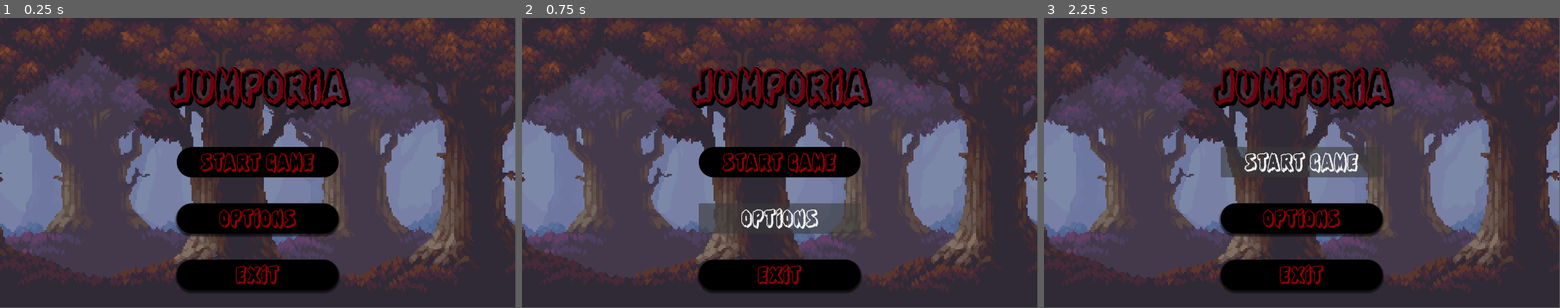
Above: before the commit, frames 1-3 (left to right).
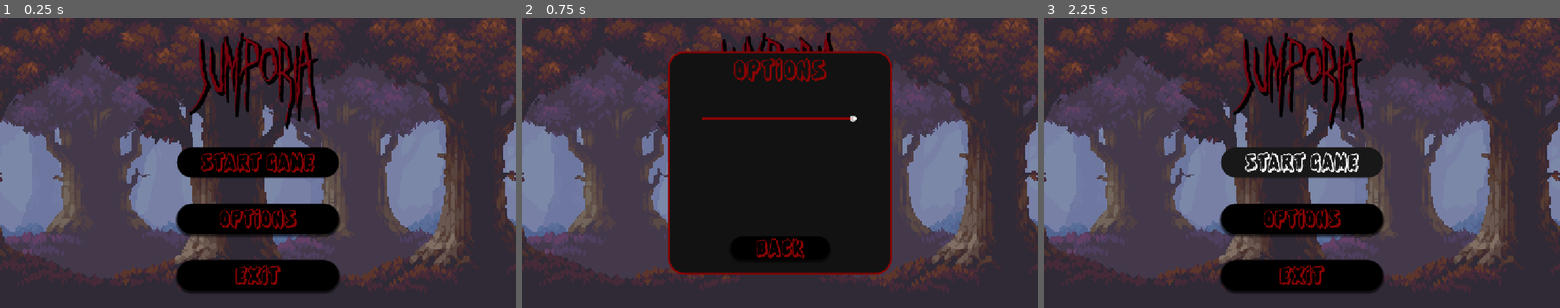
Above: after the commit, the same moments.

Repository: ALI-Yah1a/Jumporia
Game: Godot game, scene res://UI/main_menu.tscn
The game is run twice, just before and just after one commit, with the same random seed, the same clock (stepped at 60 frames per second) and the same inputs.
Inputs (mouse positions are in pixels of both pictures, inside the frame that each line leads up to):
- Up to frame 1 (0.25 s): no input
- Up to frame 2 (0.75 s): click "OPTIONS" at 0.5 s
- Up to frame 3 (2.25 s): click (1302, 247) at 1.25 s, where only the run after the commit has a clickable "BACK"; click "START GAME" at 2 s
The window is 799x449 before the commit and 800x450 after it. Grey fills any space a smaller window leaves; there, only what the larger window draws over its background counts as a difference.

The runs differ from the first frame. In frame 1, 8.0% of the frame differs, in the area x 0-100%, y 0-93%; in frame 2, 31%, in the area x 0-100%, y 0-95%; in frame 3, 10%.

Commit message:
continuing to create the main menu and creating the options menu

Diff:
--- /dev/null
+++ b/UI/audio_cntroller.gd
@@ -0,0 +1,17 @@
+extends HSlider
+
+@export var audio_bus_name: String
+var audio_bus_id
+# Called when the node enters the scene tree for the first time.
+func _ready() -> void:
+	audio_bus_id = AudioServer.get_bus_index(audio_bus_name)
+
+
+# Called every frame. 'delta' is the elapsed time since the previous frame.
+func _process(delta: float) -> void:
+	pass
+
+
+func _on_value_changed(value: float) -> void:
+	var db = linear_to_db(value)
+	AudioServer.set_bus_volume_db(audio_bus_id, db)
--- /dev/null
+++ b/UI/main_menu.gd
@@ -0,0 +1,26 @@
+extends Control
+@onready var buttons: VBoxContainer = $Buttons
+@onready var options: Panel = $Options
+
+
+# Called when the node enters the scene tree for the first time.
+func _ready() -> void:
+	buttons.visible = true
+	options.visible = false
+
+
+func _on_start_pressed() -> void:
+	pass # Replace with function body.
+
+
+func _on_options_2_pressed() -> void:
+	buttons.visible = false
+	options.visible = true
+
+
+func _on_exit_3_pressed() -> void:
+	get_tree().quit()
+
+
+func _on_back_pressed() -> void:
+	_ready()
--- a/UI/main_menu.tscn
+++ b/UI/main_menu.tscn
@@ -1,9 +1,13 @@
 [gd_scene format=3 uid="uid://dha3howfr8qc6"]
 
 [ext_resource type="Texture2D" uid="uid://8v7cywufr2qa" path="res://Assets/background/background_layer_1.png" id="1_4cwpn"]
+[ext_resource type="Script" uid="uid://c01k8ibnitofo" path="res://UI/main_menu.gd" id="1_8ctay"]
 [ext_resource type="FontFile" uid="uid://cs5k6csouqhhs" path="res://Assets/Shadow of the Deads.ttf" id="1_p8ccj"]
 [ext_resource type="Texture2D" uid="uid://u8lwindxpl36" path="res://Assets/background/background_layer_2.png" id="2_f40uw"]
 [ext_resource type="Texture2D" uid="uid://b3xxyfe01u2e3" path="res://Assets/background/background_layer_3.png" id="3_8ctay"]
+[ext_resource type="FontFile" uid="uid://c47vp0u7js3wn" path="res://Assets/Ghastly Panic.ttf" id="5_f40uw"]
+[ext_resource type="AudioStream" uid="uid://hc5825gas5uq" path="res://Assets/ui/MainMenu_SoundTrack.mp3" id="7_ev3b6"]
+[ext_resource type="Script" uid="uid://btmmrfgm8gxmv" path="res://UI/audio_cntroller.gd" id="8_k0a0m"]
 
 [sub_resource type="StyleBoxFlat" id="StyleBoxFlat_ev3b6"]
 bg_color = Color(0, 0, 0, 1)
@@ -12,6 +16,22 @@
 corner_radius_bottom_right = 36
 corner_radius_bottom_left = 36
 
+[sub_resource type="StyleBoxFlat" id="StyleBoxFlat_f40uw"]
+bg_color = Color(0.24985075, 0.24985075, 0.24985075, 1)
+corner_radius_top_left = 36
+corner_radius_top_right = 36
+corner_radius_bottom_right = 36
+corner_radius_bottom_left = 36
+
+[sub_resource type="StyleBoxFlat" id="StyleBoxFlat_8ctay"]
+bg_color = Color(0.093160845, 0.093160845, 0.09316083, 1)
+corner_radius_top_left = 36
+corner_radius_top_right = 36
+corner_radius_bottom_right = 36
+corner_radius_bottom_left = 36
+
+[sub_resource type="StyleBoxEmpty" id="StyleBoxEmpty_f40uw"]
+
 [sub_resource type="StyleBoxFlat" id="StyleBoxFlat_k0a0m"]
 bg_color = Color(0, 0, 0, 1)
 corner_radius_top_left = 36
@@ -30,6 +50,30 @@
 shadow_size = 5
 shadow_offset = Vector2(0, 3.6)
 
+[sub_resource type="StyleBoxFlat" id="StyleBoxFlat_2mudq"]
+bg_color = Color(0.07123137, 0.0712314, 0.07123133, 1)
+border_width_left = 4
+border_width_top = 4
+border_width_right = 4
+border_width_bottom = 4
+border_color = Color(0.5411765, 0.011764706, 0.011764706, 1)
+corner_radius_top_left = 36
+corner_radius_top_right = 36
+corner_radius_bottom_right = 36
+corner_radius_bottom_left = 36
+
+[sub_resource type="StyleBoxLine" id="StyleBoxLine_cafmx"]
+color = Color(1, 1, 1, 1)
+thickness = 6
+
+[sub_resource type="StyleBoxLine" id="StyleBoxLine_tcix6"]
+color = Color(0.5411765, 0.011764706, 0.011764706, 1)
+thickness = 6
+
+[sub_resource type="StyleBoxLine" id="StyleBoxLine_mmlvu"]
+color = Color(0.5411765, 0.011764706, 0.011764706, 1)
+thickness = 6
+
 [node name="MainMenu" type="Control" unique_id=1672821733]
 layout_mode = 3
 anchors_preset = 15
@@ -37,6 +81,7 @@
 anchor_bottom = 1.0
 grow_horizontal = 2
 grow_vertical = 2
+script = ExtResource("1_8ctay")
 
 [node name="Background" type="Control" parent="." unique_id=743322245]
 layout_mode = 1
@@ -107,6 +152,9 @@
 theme_override_fonts/font = ExtResource("1_p8ccj")
 theme_override_font_sizes/font_size = 25
 theme_override_styles/normal = SubResource("StyleBoxFlat_ev3b6")
+theme_override_styles/pressed = SubResource("StyleBoxFlat_f40uw")
+theme_override_styles/hover = SubResource("StyleBoxFlat_8ctay")
+theme_override_styles/focus = SubResource("StyleBoxEmpty_f40uw")
 text = "START GAME"
 
 [node name="Button2" type="Button" parent="Buttons" unique_id=551389677]
@@ -116,6 +164,9 @@
 theme_override_fonts/font = ExtResource("1_p8ccj")
 theme_override_font_sizes/font_size = 25
 theme_override_styles/normal = SubResource("StyleBoxFlat_k0a0m")
+theme_override_styles/pressed = SubResource("StyleBoxFlat_f40uw")
+theme_override_styles/hover = SubResource("StyleBoxFlat_8ctay")
+theme_override_styles/focus = SubResource("StyleBoxEmpty_f40uw")
 text = "OPTIONS"
 
 [node name="Button3" type="Button" parent="Buttons" unique_id=626197039]
@@ -125,6 +176,9 @@
 theme_override_fonts/font = ExtResource("1_p8ccj")
 theme_override_font_sizes/font_size = 25
 theme_override_styles/normal = SubResource("StyleBoxFlat_tk8dj")
+theme_override_styles/pressed = SubResource("StyleBoxFlat_f40uw")
+theme_override_styles/hover = SubResource("StyleBoxFlat_8ctay")
+theme_override_styles/focus = SubResource("StyleBoxEmpty_f40uw")
 text = "EXIT"
 
 [node name="Label" type="Label" parent="." unique_id=331102381]
@@ -132,16 +186,95 @@
 anchors_preset = 5
 anchor_left = 0.5
 anchor_right = 0.5
-offset_left = -199.0
-offset_top = 104.0
-offset_right = 199.0
-offset_bottom = 203.0
+offset_left = -134.0
+offset_top = 42.0
+offset_right = 264.0
+offset_bottom = 226.0
 grow_horizontal = 2
 theme_override_colors/font_color = Color(0.43396407, 0.011716183, 0.05637597, 0.99215686)
 theme_override_colors/font_shadow_color = Color(0, 0, 0, 1)
 theme_override_constants/shadow_offset_x = 5
 theme_override_constants/shadow_offset_y = 4
 theme_override_constants/shadow_outline_size = 13
-theme_override_fonts/font = ExtResource("1_p8ccj")
-theme_override_font_sizes/font_size = 48
+theme_override_fonts/font = ExtResource("5_f40uw")
+theme_override_font_sizes/font_size = 160
 text = "JUMPORIA"
+
+[node name="AudioStreamPlayer" type="AudioStreamPlayer" parent="." unique_id=1161696797]
+stream = ExtResource("7_ev3b6")
+autoplay = true
+bus = &"Music"
+
+[node name="Options" type="Panel" parent="." unique_id=1350706606]
+layout_mode = 1
+anchors_preset = 8
+anchor_left = 0.5
+anchor_top = 0.5
+anchor_right = 0.5
+anchor_bottom = 0.5
+offset_left = -250.0
+offset_top = -250.0
+offset_right = 250.0
+offset_bottom = 250.0
+grow_horizontal = 2
+grow_vertical = 2
+theme_override_styles/panel = SubResource("StyleBoxFlat_2mudq")
+
+[node name="Label" type="Label" parent="Options" unique_id=2089009999]
+layout_mode = 1
+anchors_preset = 5
+anchor_left = 0.5
+anchor_right = 0.5
+offset_left = -103.5
+offset_top = 12.0
+offset_right = 103.5
+offset_bottom = 74.0
+grow_horizontal = 2
+theme_override_colors/font_color = Color(0.5411765, 0.011764706, 0.011764706, 1)
+theme_override_fonts/font = ExtResource("1_p8ccj")
+theme_override_font_sizes/font_size = 30
+text = "OPTIONS"
+
+[node name="Back" type="Button" parent="Options" unique_id=1226422939]
+layout_mode = 1
+anchors_preset = 7
+anchor_left = 0.5
+anchor_top = 1.0
+anchor_right = 0.5
+anchor_bottom = 1.0
+offset_left = -110.5
+offset_top = -86.0
+offset_right = 110.5
+offset_bottom = -34.0
+grow_horizontal = 2
+grow_vertical = 0
+size_flags_vertical = 3
+theme_override_colors/font_color = Color(0.5411765, 0.011764706, 0.011764706, 1)
+theme_override_fonts/font = ExtResource("1_p8ccj")
+theme_override_font_sizes/font_size = 25
+theme_override_styles/normal = SubResource("StyleBoxFlat_tk8dj")
+theme_override_styles/pressed = SubResource("StyleBoxFlat_f40uw")
+theme_override_styles/hover = SubResource("StyleBoxFlat_8ctay")
+theme_override_styles/focus = SubResource("StyleBoxEmpty_f40uw")
+text = "BACK"
+
+[node name="AudioCntroller" type="HSlider" parent="Options" unique_id=1045510656]
+layout_mode = 0
+offset_left = 76.0
+offset_top = 143.0
+offset_right = 421.0
+offset_bottom = 159.0
+theme_override_styles/slider = SubResource("StyleBoxLine_cafmx")
+theme_override_styles/grabber_area = SubResource("StyleBoxLine_tcix6")
+theme_override_styles/grabber_area_highlight = SubResource("StyleBoxLine_mmlvu")
+max_value = 1.0
+step = 0.01
+value = 1.0
+script = ExtResource("8_k0a0m")
+audio_bus_name = "Music"
+
+[connection signal="pressed" from="Buttons/Button" to="." method="_on_start_pressed"]
+[connection signal="pressed" from="Buttons/Button2" to="." method="_on_options_2_pressed"]
+[connection signal="pressed" from="Buttons/Button3" to="." method="_on_exit_3_pressed"]
+[connection signal="pressed" from="Options/Back" to="." method="_on_back_pressed"]
+[connection signal="value_changed" from="Options/AudioCntroller" to="Options/AudioCntroller" method="_on_value_changed"]
--- /dev/null
+++ b/default_bus_layout.tres
@@ -0,0 +1,15 @@
+[gd_resource type="AudioBusLayout" format=3 uid="uid://b4v268103c1lj"]
+
+[resource]
+bus/1/name = &"Music"
+bus/1/solo = false
+bus/1/mute = false
+bus/1/bypass_fx = false
+bus/1/volume_db = 0.0
+bus/1/send = &"Master"
+bus/2/name = &"SFX"
+bus/2/solo = false
+bus/2/mute = false
+bus/2/bypass_fx = false
+bus/2/volume_db = 0.0
+bus/2/send = &"Master"
--- a/project.godot
+++ b/project.godot
@@ -15,6 +15,15 @@
 config/features=PackedStringArray("4.6", "Forward Plus")
 config/icon="res://icon.svg"
 
+[audio]
+
+buses/default_bus_layout="uid://b4v268103c1lj"
+
+[display]
+
+window/size/mode=2
+window/stretch/mode="canvas_items"
+
 [editor_plugins]
 
 enabled=PackedStringArray("res://addons/godot_super-wakatime/plugin.cfg")
Binary file added: Assets/Ghastly Panic.ttf
Not shown, added: Assets/Ghastly Panic.ttf.import
Not shown, added: Assets/ui/MainMenu_SoundTrack.mp3.import
Not shown, added: Assets/ui/press_sfx.mp3.import
Not shown, added: UI/audio_cntroller.gd.uid
Not shown, added: UI/main_menu.gd.uid
Not shown, added: .editorconfig
Not shown, changed: .gitattributes
Not shown, changed: .gitignore
Not shown, added: Assets/ui/MainMenu_SoundTrack.mp3
Not shown, added: Assets/ui/press_sfx.mp3
